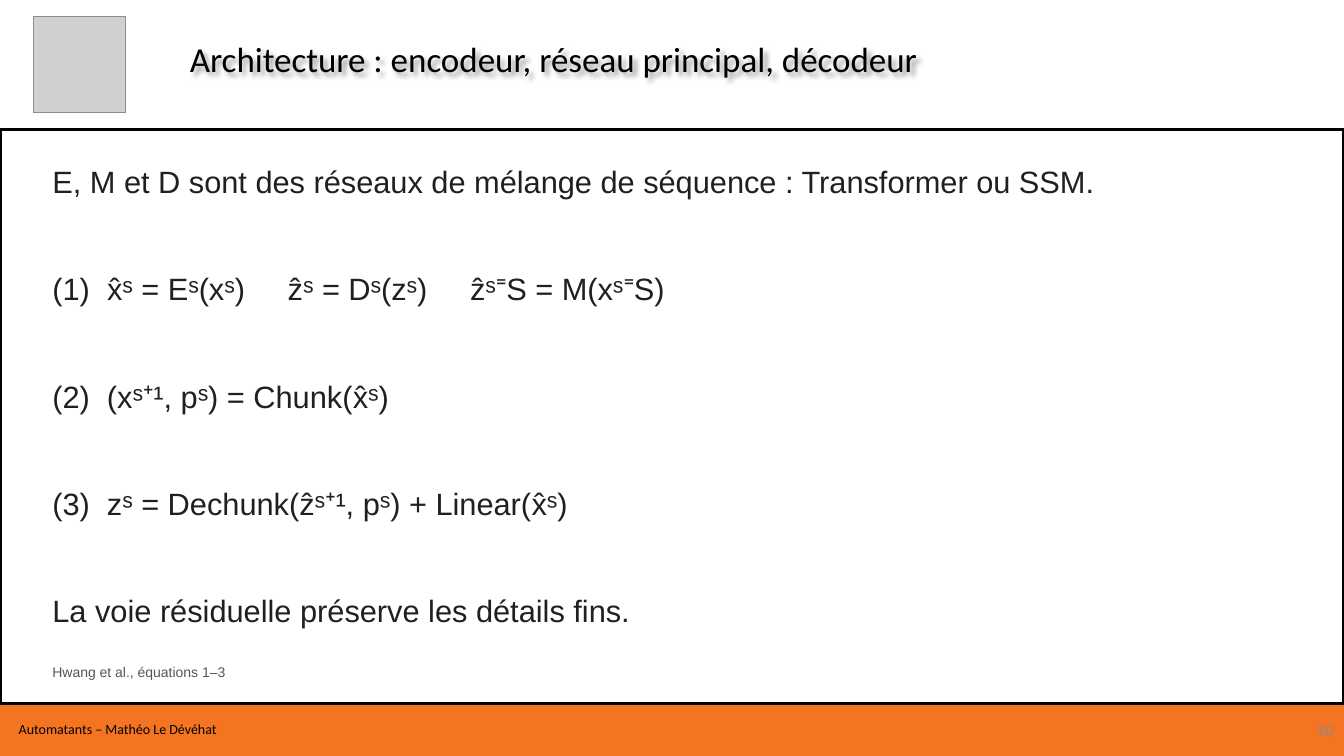
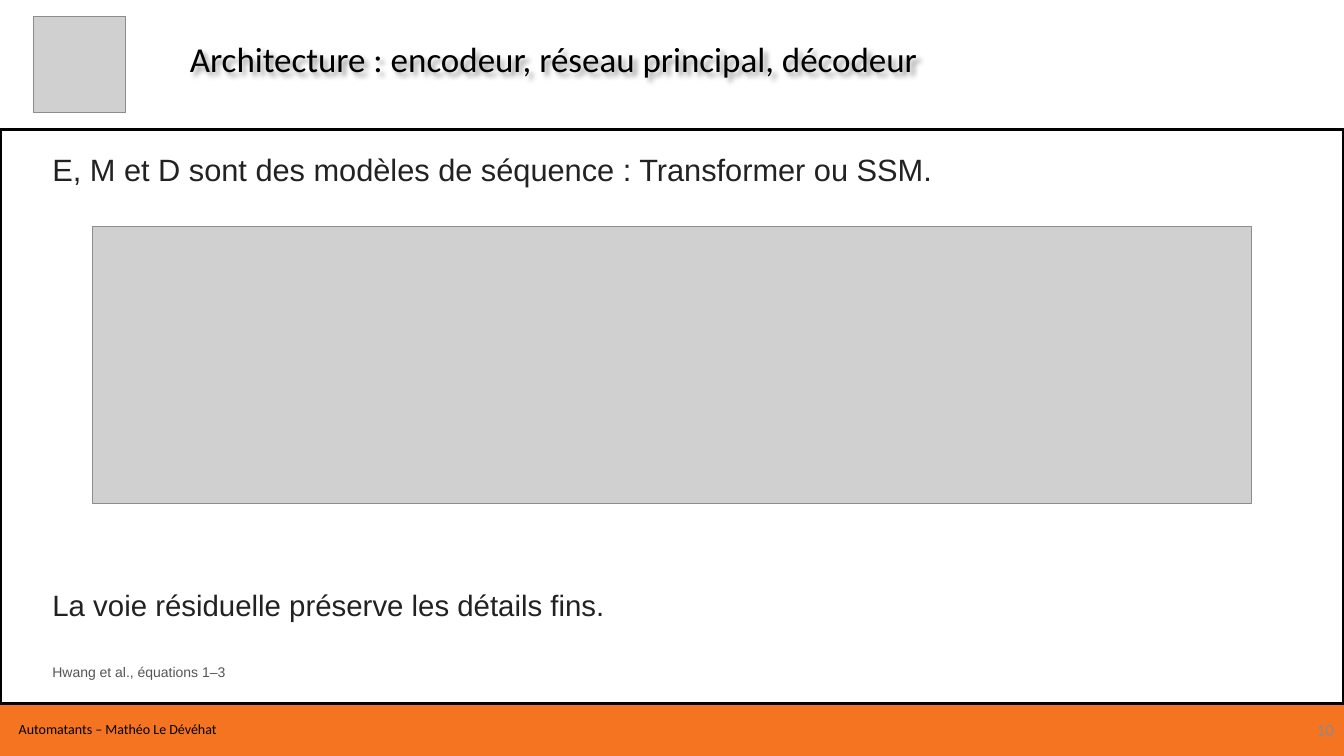
Before and after one commit to Flydexo/research, a slide deck: slide 10 of formation-hnet/Formation H-Net.pptx. Drawn at 1344x756 pixels with LibreOffice and Linux fonts; fonts in the diff are those of the drawing; grey boxes stand for pictures. Boxes give left, top, right and bottom in pixels: in the first picture for what was removed or moved away, otherwise in the second. Text is boxed around its words. In the diff, an @@ line names an element or a change of style, - is before the commit and + after.

```diff
--- a/formation-hnet/Formation H-Net.pptx
+++ b/formation-hnet/Formation H-Net.pptx
@@ text removed at [52,170,1094,628] @@
-E, M et D sont des réseaux de mélange de séquence : Transformer ou SSM.
-(1) x̂ˢ = Eˢ(xˢ) ẑˢ = Dˢ(zˢ) ẑˢ⁼S = M(xˢ⁼S)
-(2) (xˢ⁺¹, pˢ) = Chunk(x̂ˢ)
-(3) zˢ = Dechunk(ẑˢ⁺¹, pˢ) + Linear(x̂ˢ)
-La voie résiduelle préserve les détails fins.
@@ text added at [52,158,932,187], 22 pt, text #222222 @@
+E, M et D sont des modèles de séquence : Transformer ou SSM.
@@ picture added at [93,227,1252,503] @@
@@ text added at [52,594,604,621], 21 pt, text #222222 @@
+La voie résiduelle préserve les détails fins.
```
Also in this commit, not shown: 6 other slides changed, 1 other file.
